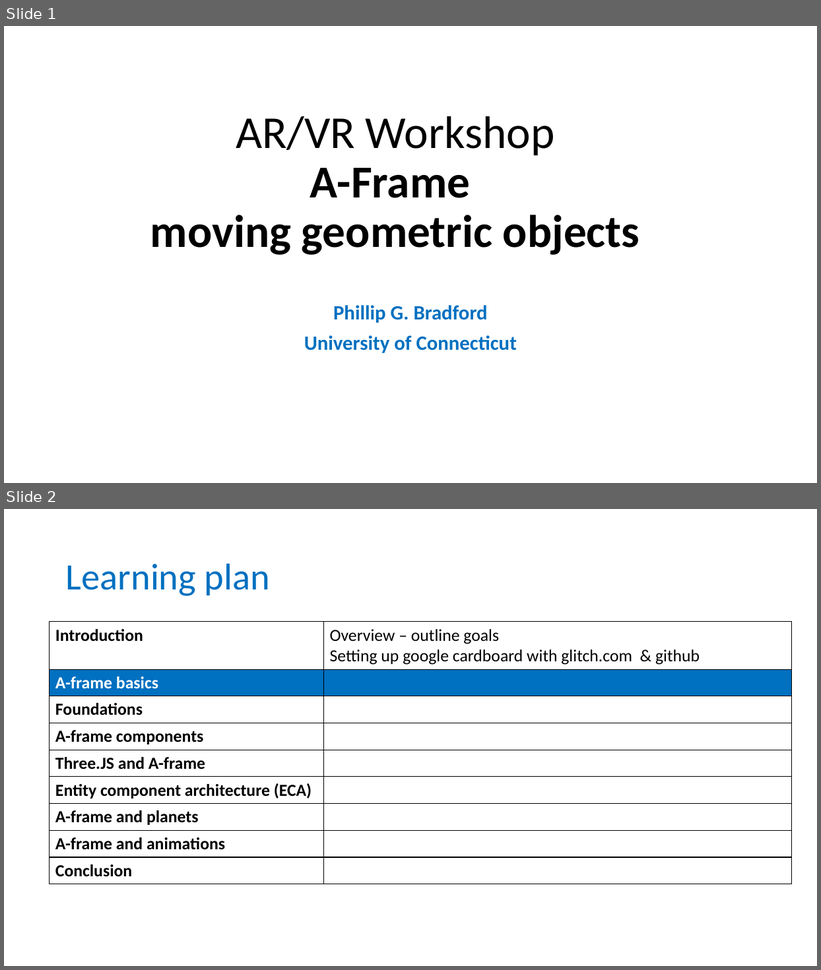
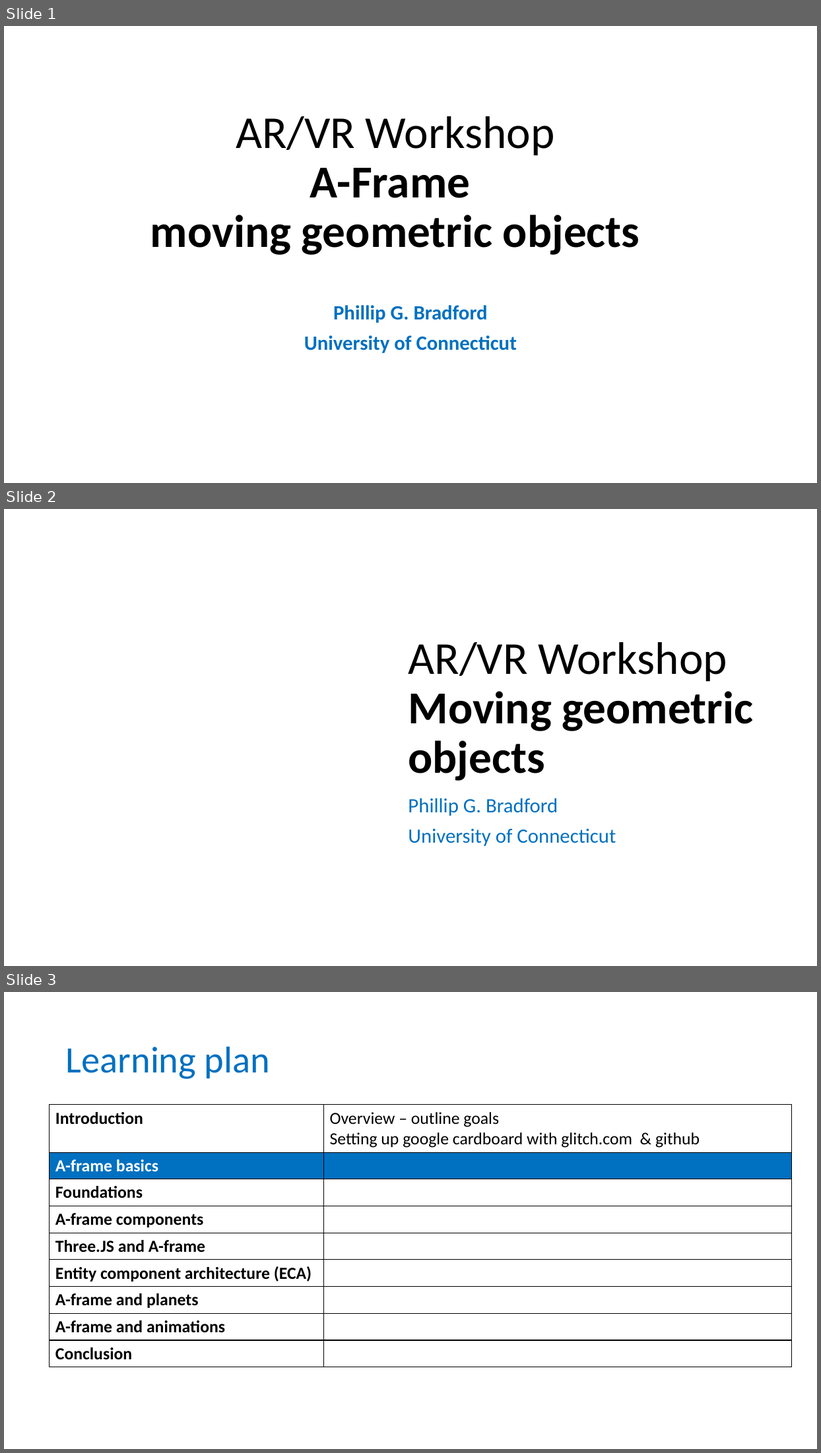
Before and after one commit to wonder-phil/AI-IoT-Workshop, a slide deck: p04/A-frame-moving-geometric-objects.pptx. Shown one above the other, each under a label of ours: slides 1 and 2 before the commit, slides 1, 2 and 3 after it. The pictures are 821x970 and 821x1453 pixels, drawn with LibreOffice and Linux fonts; fonts in the diff are those of the drawing; background and template pictures are left out. Boxes give left, top, right and bottom in pixels: in the first picture for what was removed or moved away, otherwise in the second. Text is boxed around its words. In the diff, an @@ line names an element or a change of style, - is before the commit and + after.

```diff
--- a/p04/A-frame-moving-geometric-objects.pptx
+++ b/p04/A-frame-moving-geometric-objects.pptx
@@ slide 2 added at (x1=4, y1=509, x2=817, y2=966), background picture (left out) @@
@@ freeform shape added at (x1=312, y1=509, x2=481, y2=966), fill #FFFFFF at 70% opacity @@
@@ freeform shape added at (x1=326, y1=509, x2=817, y2=966), fill #FFFFFF at 50% opacity @@
@@ freeform shape added at (x1=337, y1=509, x2=817, y2=966), fill #FFFFFF at 70% opacity @@
@@ title added at (x1=409, y1=642, x2=754, y2=781), 54 pt, text #000000, bold @@
+AR/VR Workshop
+Moving geometric objects
@@ subtitle added at (x1=408, y1=798, x2=616, y2=846), 24 pt, text #0070C0 @@
+Phillip G. Bradford
+University of Connecticut
@@ what was slide 2 is now slide 3 @@
```
Also in this commit, not shown: 1 other slide added, 3 other files.
